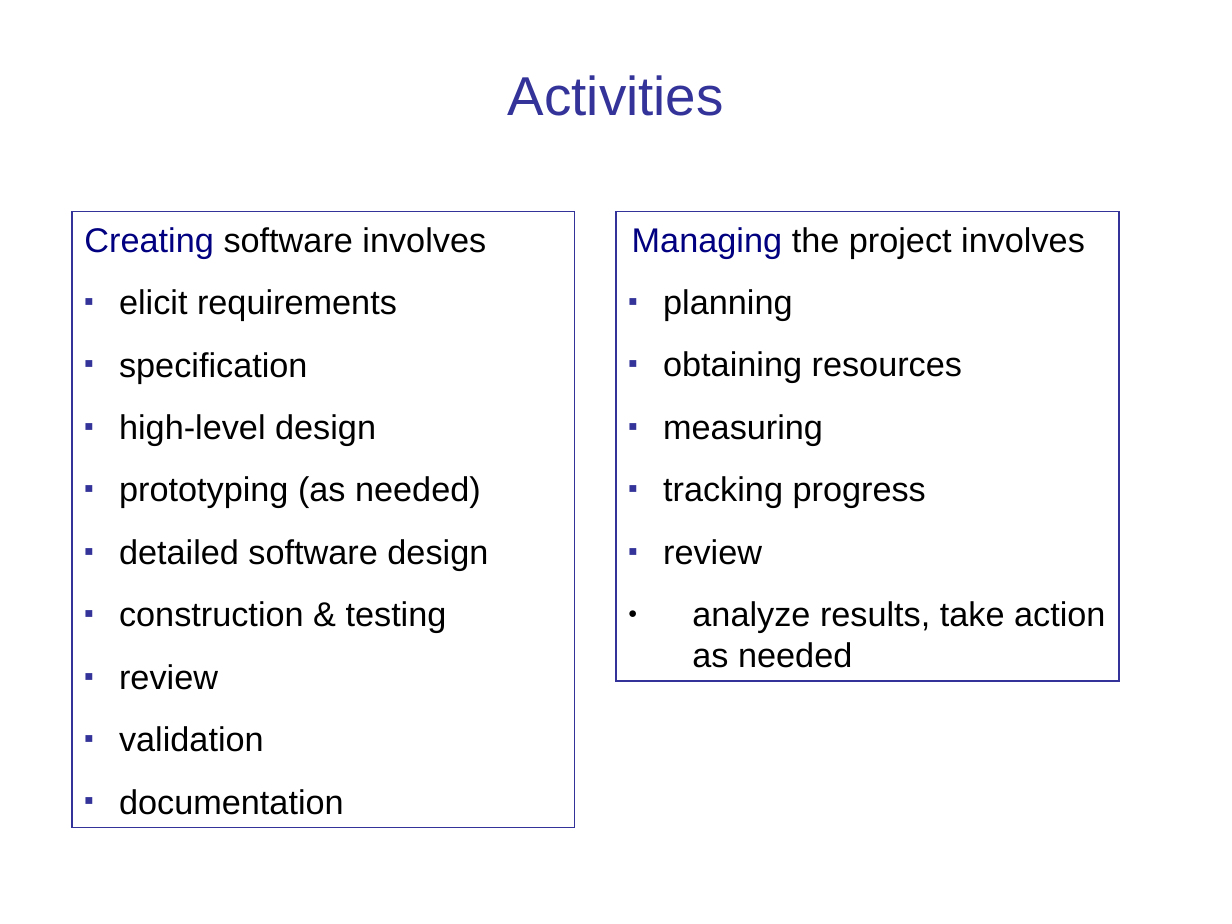
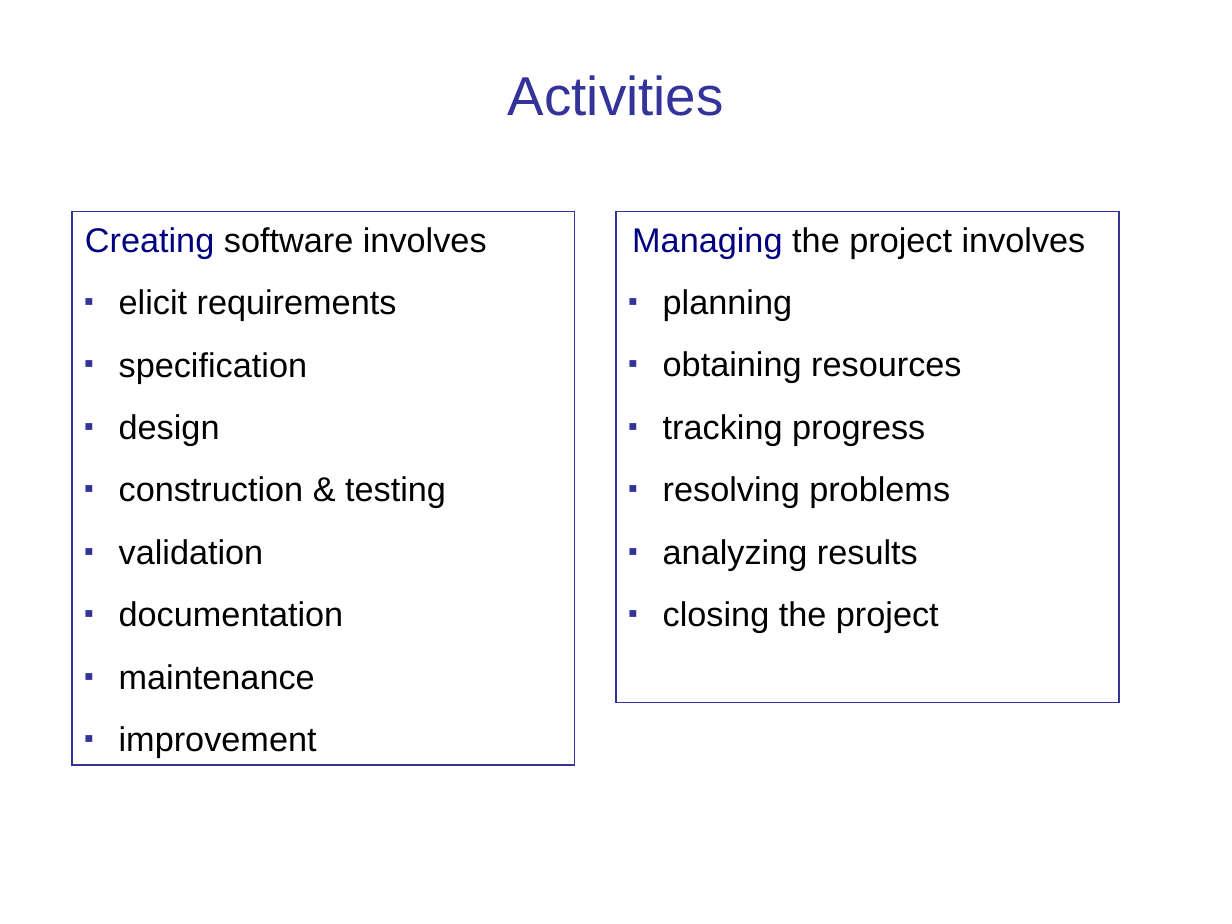
Before and after one commit to cpske/ISP, a slide deck: slide 4 of software-process/Introduction-software-process.ppt (slide 5 before the commit). Drawn at 1232x924 pixels with LibreOffice and Linux fonts; fonts in the diff are those of the drawing. Boxes give left, top, right and bottom in pixels: in the first picture for what was removed or moved away, otherwise in the second. Text is boxed around its words. In the diff, an @@ line names an element or a change of style, - is before the commit and + after.

Commit message:
work on software process intro

```diff
--- a/software-process/Introduction-software-process.ppt
+++ b/software-process/Introduction-software-process.ppt
@@ rectangle "Creating software involves": place and size @@
-rectangle "Creating software involves" at [71, 212, 574, 828]
+rectangle "Creating software involves" at [71, 212, 574, 765]
@@ rectangle "Managing the project involves": place and size @@
-rectangle "Managing the project involves" at [616, 212, 1119, 681]
+rectangle "Managing the project involves" at [616, 212, 1119, 703]
@@ text in rectangle at [119, 414, 220, 446]: text changed @@
-▪ high-level design
-▪ prototyping (as needed)
-▪ detailed software design
+▪ design
@@ text in rectangle at [663, 414, 823, 445]: paragraph removed @@
-▪ measuring
@@ text in rectangle at [663, 476, 950, 633]: text changed @@
-▪ review
-● analyze results, take action as needed
+▪ resolving problems
+▪ analyzing results
+▪ closing the project
@@ text in rectangle at [119, 664, 218, 690]: paragraph removed @@
-▪ review
@@ text in rectangle at [119, 664, 317, 758]: paragraphs added @@
+▪ maintenance
+▪ improvement
```
Also in this commit, not shown: 10 other slides changed, 9 slides added, 2 slides removed, 5 other files.
